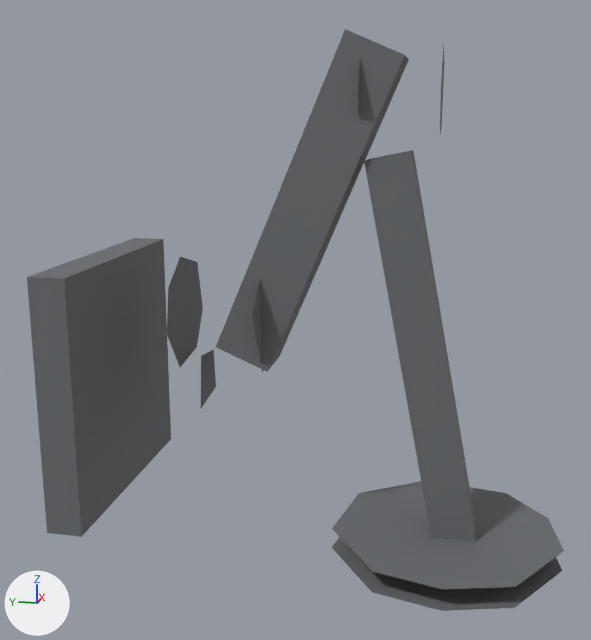
The glTF model prototype/assets/models/parts/legs.glb, before and after one commit.
Rendered twice from a 50 mm camera at (-2.78, -0.46, 0.63) aimed at (-0.03, 0.09, -0.06). The lights are fixed; the arrows at lower left show +X, +Y and +Z. The older version comes first. Where no turn or scale is listed for an object, it has been applied to the vertices. Vertices at exactly the same position are counted once.

The first picture shows 'legs'.
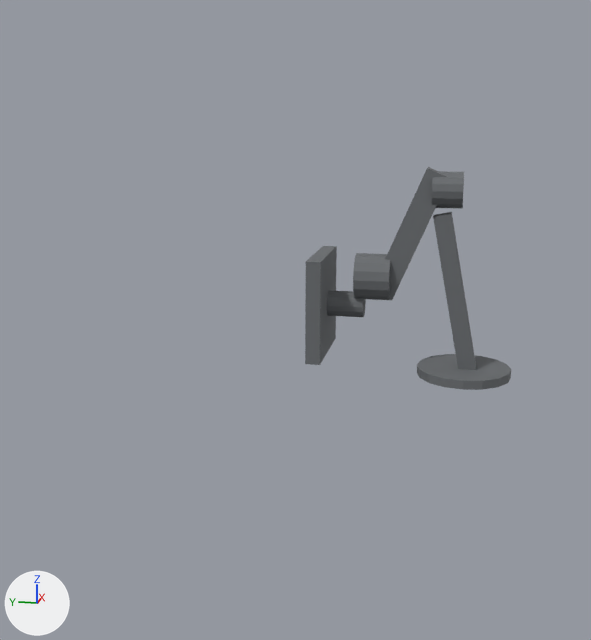
Pixel boxes (x1, y1, x2, y2) of what changed, in the pictures (591 x 640 px; the box of a moved part takes in the faces that stretch with it):
'legs', reshaped (62% narrower, 62% shorter)
    before: (27, 29, 564, 611)
    after: (305, 167, 511, 390)
part 1 of me_cube_101, added
    after: (305, 246, 337, 365)
part 2 of me_cube_101, added
    after: (327, 290, 366, 317)
part 3 of me_cube_101, added
    after: (353, 253, 390, 300)
part 4 of me_cube_101, moved or reshaped
    before: (216, 29, 409, 372)
    after: (385, 167, 446, 300)
part 5 of me_cube_101, added
    after: (432, 171, 464, 209)
part 6 of me_cube_101, moved or reshaped
    before: (364, 150, 476, 542)
    after: (433, 212, 476, 370)
part 7 of me_cube_101, added
    after: (417, 354, 511, 390)
part 8 of me_cube_101, deleted
    before: (27, 44, 564, 611)

Edits to the bpy script that builds the scene:
```text
Change me_cube_101:
    used by ob_legs; location = (0.0, 0.0, 0.0)
    remove me_cube_101.from_pydata(...)  # 73 vertices, 69 faces; spans x -0.45..0.45, y -0.87..0.87, z -0.9..0.9
    add me_cube_101.from_pydata(...)  # 152 vertices, 276 faces; spans x -0.17..0.17, y -0.66..0.03, z -0.23..0.47
    me_cube_101 part 1: a new loose piece, a box spanning x -0.175..0.175, y -0.025..0.025, z -0.175..0.175, in mat_matte_grey_loco (grey #6f7376)
    me_cube_101 part 2: a new loose piece, a 16-sided cylinder along y spanning x -0.045..0.045, y -0.15..0.0, z -0.045..0.045, in mat_matte_grey_loco (grey #6f7376)
    me_cube_101 part 3: a new loose piece, a 16-sided cylinder along y spanning x -0.08..0.08, y -0.24..-0.12, z 0.02..0.18, in mat_matte_grey_loco (grey #6f7376)
    me_cube_101 part 4: the loose piece of 8 vertices spanning x -0.1..0.1, y -0.27..0.36, z -0.23..0.9 is scaled about its middle by 0.393, then moved by (0.0, -0.34, -0.08)
    me_cube_101 part 5: a new loose piece, a 16-sided cylinder along y spanning x -0.06..0.06, y -0.47..-0.37, z 0.34..0.46, in mat_matte_grey_loco (grey #6f7376)
    me_cube_101 part 6: the loose piece of 8 vertices spanning x -0.08..0.08, y -0.58..-0.15, z -0.88..0.53 is scaled about its middle by 0.393, then moved by (0.0, -0.1, 0.23)
    me_cube_101 part 7: a new loose piece, a 16-sided cylinder along z spanning x -0.16..0.16, y -0.66..-0.34, z -0.235..-0.205, in mat_matte_grey_loco (grey #6f7376)
    me_cube_101 part 8: 9 loose pieces with 57 vertices, spanning x -0.45..0.45, y -0.87..0.87, z -0.9..0.86, are deleted
```
